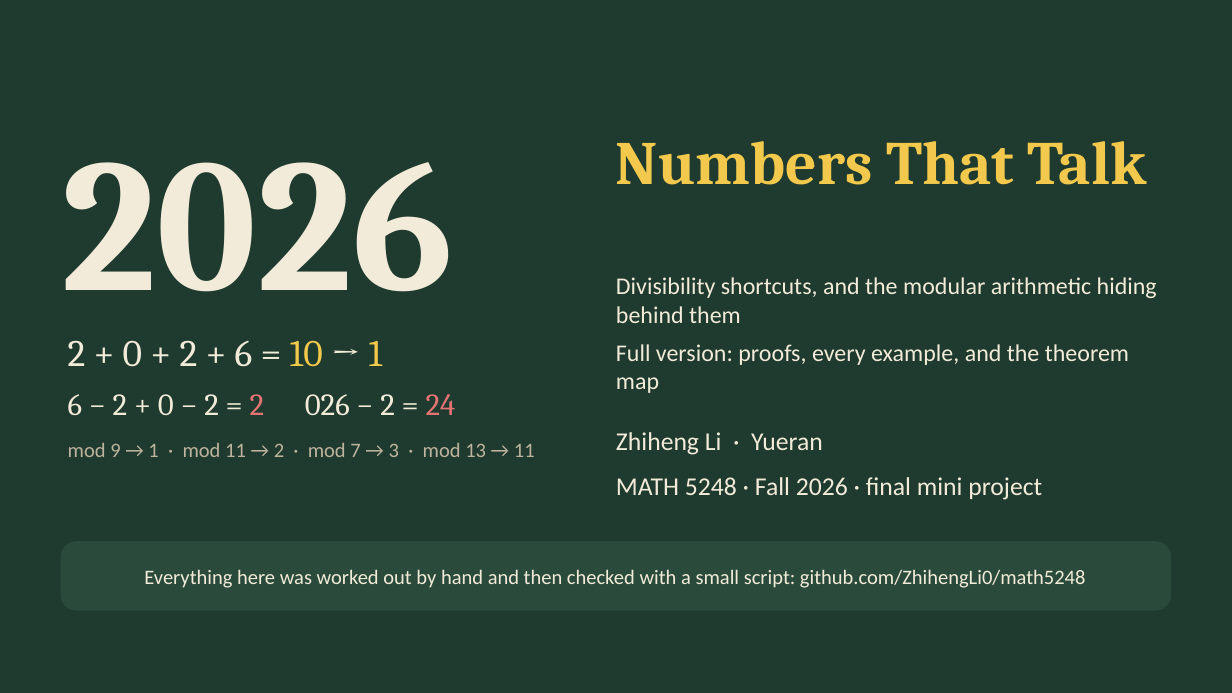
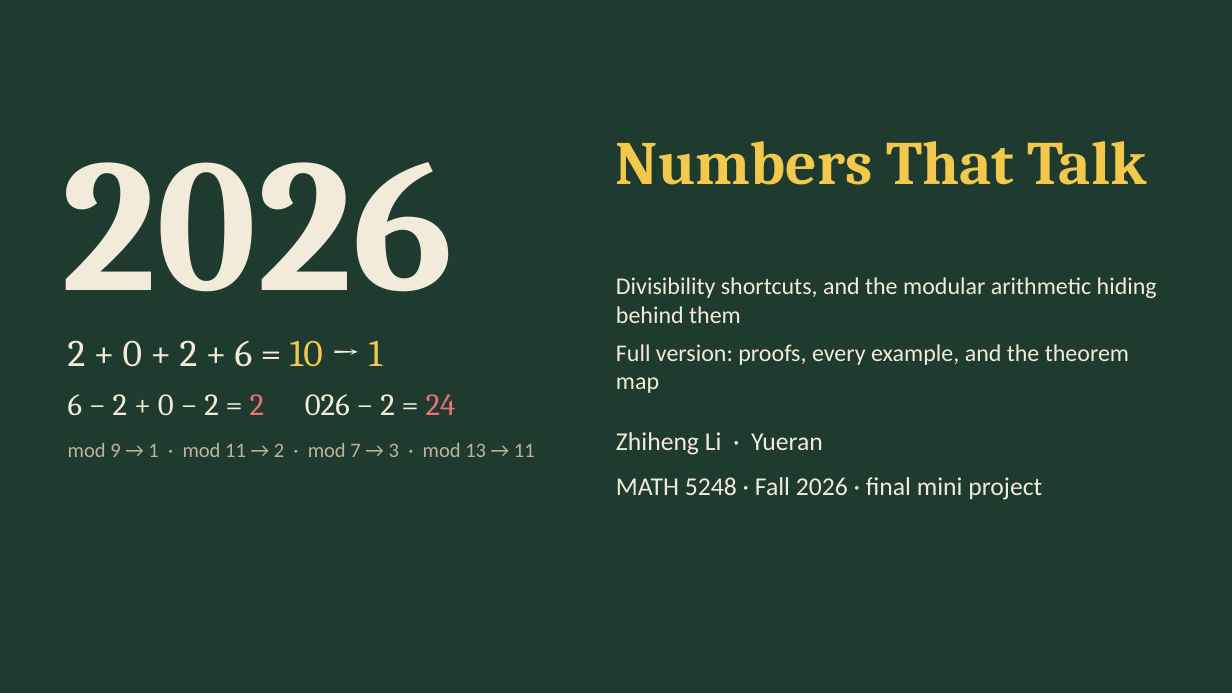
Before and after one commit to ZhihengLi0/math5248, a slide deck: slide 1 of presentation/PPT完整版.pptx. Drawn at 1232x693 pixels with LibreOffice and Linux fonts; fonts in the diff are those of the drawing. Boxes give left, top, right and bottom in pixels: in the first picture for what was removed or moved away, otherwise in the second. Text is boxed around its words. In the diff, an @@ line names an element or a change of style, - is before the commit and + after.

```diff
--- a/presentation/PPT完整版.pptx
+++ b/presentation/PPT完整版.pptx
@@ rounded rectangle removed at (62, 542, 1170, 610) @@
@@ text removed at (144, 569, 1086, 588) @@
-Everything here was worked out by hand and then checked with a small script: github.com/ZhihengLi0/math5248
```
Also in this commit, not shown: 3 other slides changed, 15 other files.
